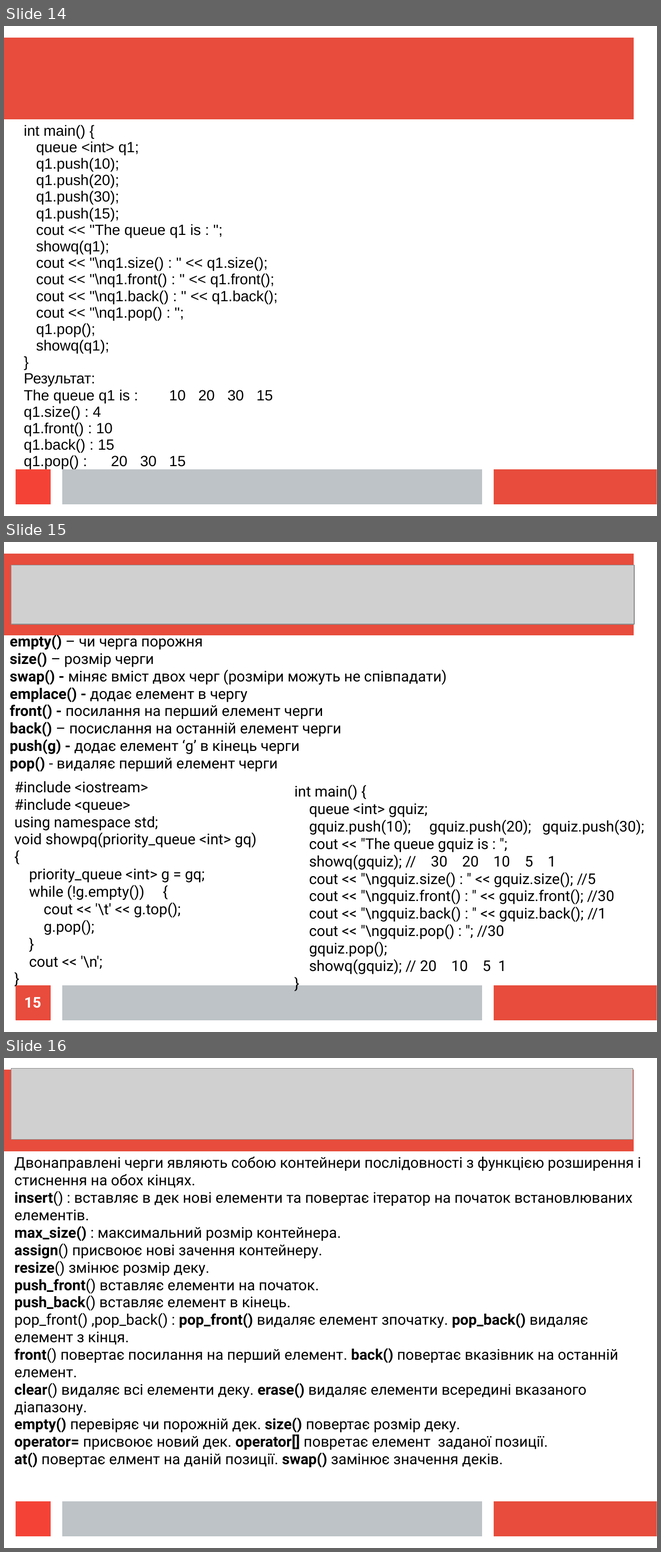
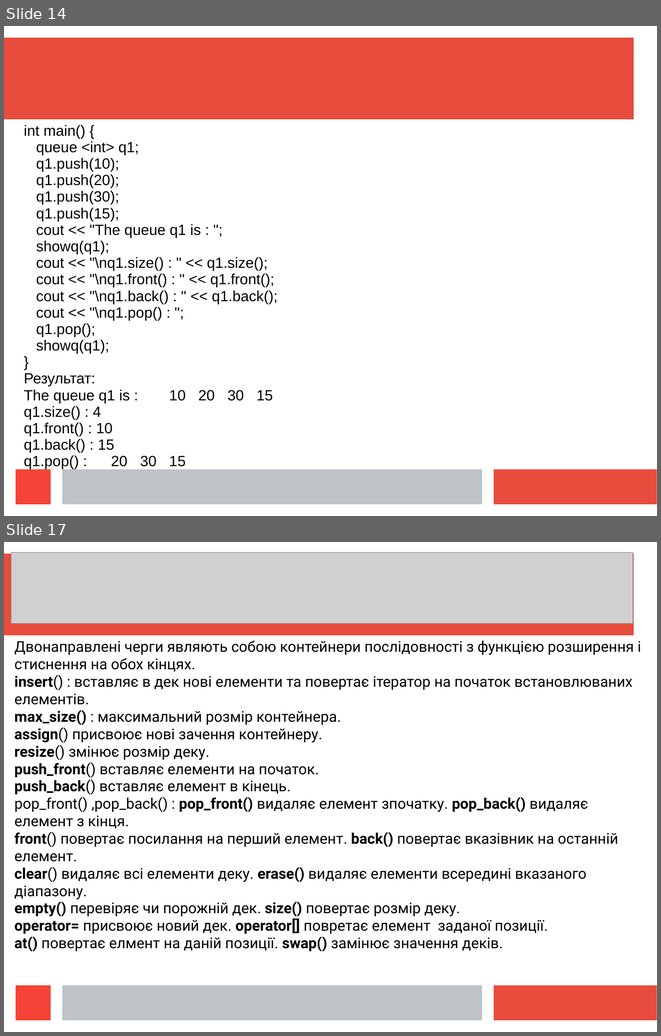
Before and after one commit to mecchmatProjects/CppCourse, a slide deck: Lect12/CppUkrTutor12_1.ppt. Shown one above the other, each under a label of ours: slides 14, 15 and 16 before the commit, slides 14 and 17 after it; the slides between them are not shown. The pictures are 661x1552 and 661x1036 pixels, drawn with LibreOffice and Linux fonts; fonts in the diff are those of the drawing; grey boxes stand for pictures. Boxes give left, top, right and bottom in pixels: in the first picture for what was removed or moved away, otherwise in the second. Text is boxed around its words. In the diff, an @@ line names an element or a change of style, - is before the commit and + after.

```diff
--- a/Lect12/CppUkrTutor12_1.ppt
+++ b/Lect12/CppUkrTutor12_1.ppt
@@ slide 15 removed at bbox=[4, 542, 657, 1032], background #FFFFFF; not listed: 4 template elements that a slide beside it also shows @@
@@ picture removed at bbox=[11, 565, 635, 624] @@
@@ free removed at bbox=[4, 629, 632, 814] @@
-empty() – чи черга порожня
-size() – розмір черги
-swap() - міняє вміст двох черг (розміри можуть не співпадати)
-emplace() - додає елемент в чергу
-front() - посилання на перший елемент черги
-back() – посислання на останній елемент черги
-push(g) - додає елемент ‘g’ в кінець черги
-pop() - видаляє перший елемент черги.
@@ free removed at bbox=[9, 775, 293, 1009] @@
-#include <iostream>
-#include <queue>
-using namespace std;
-void showpq(priority_queue <int> gq)
-{
-priority_queue <int> g = gq;
-while (!g.empty()) {
-cout << '\t' << g.top();
-g.pop();
-}
-cout << '\n';
-}
@@ free removed at bbox=[289, 780, 657, 1013] @@
-int main() {
-queue <int> gquiz;
-gquiz.push(10); gquiz.push(20); gquiz.push(30);
-cout << "The queue gquiz is : ";
-showq(gquiz); // 30 20 10 5 1
-cout << "\ngquiz.size() : " << gquiz.size(); //5
-cout << "\ngquiz.front() : " << gquiz.front(); //30
-cout << "\ngquiz.back() : " << gquiz.back(); //1
-cout << "\ngquiz.pop() : "; //30
-gquiz.pop();
-showq(gquiz); // 20 10 5 1
-}
@@ page number removed at bbox=[16, 985, 50, 1020] @@
-15
@@ what was slide 16 is now slide 17 @@
```
Also in this commit, not shown: 3 slides changed, 6 slides added, 1 other slide removed, 1 other file.
